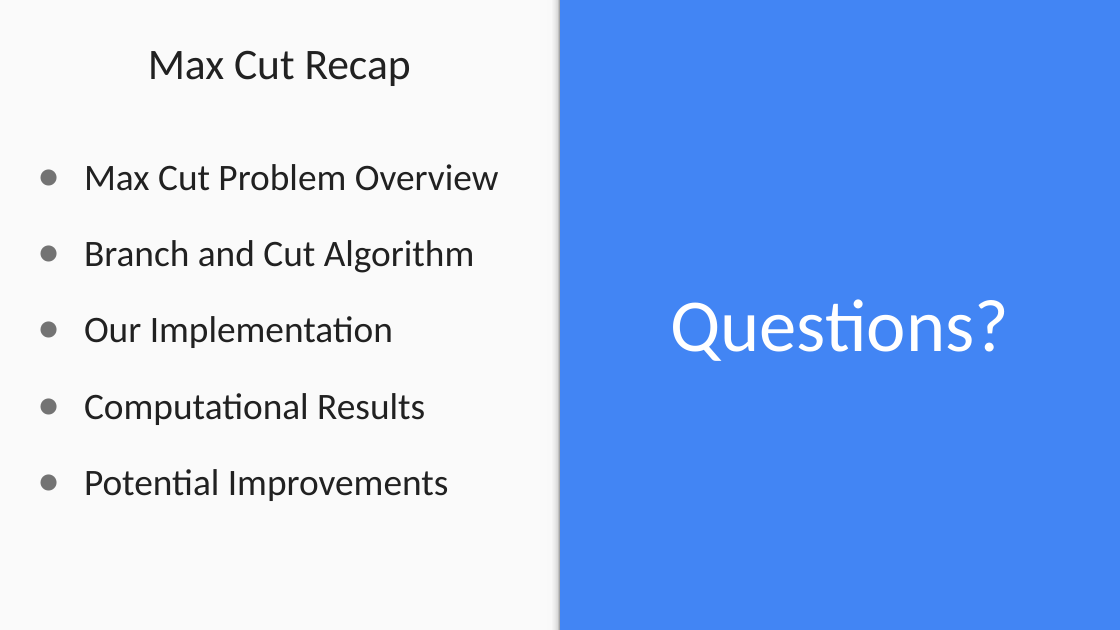
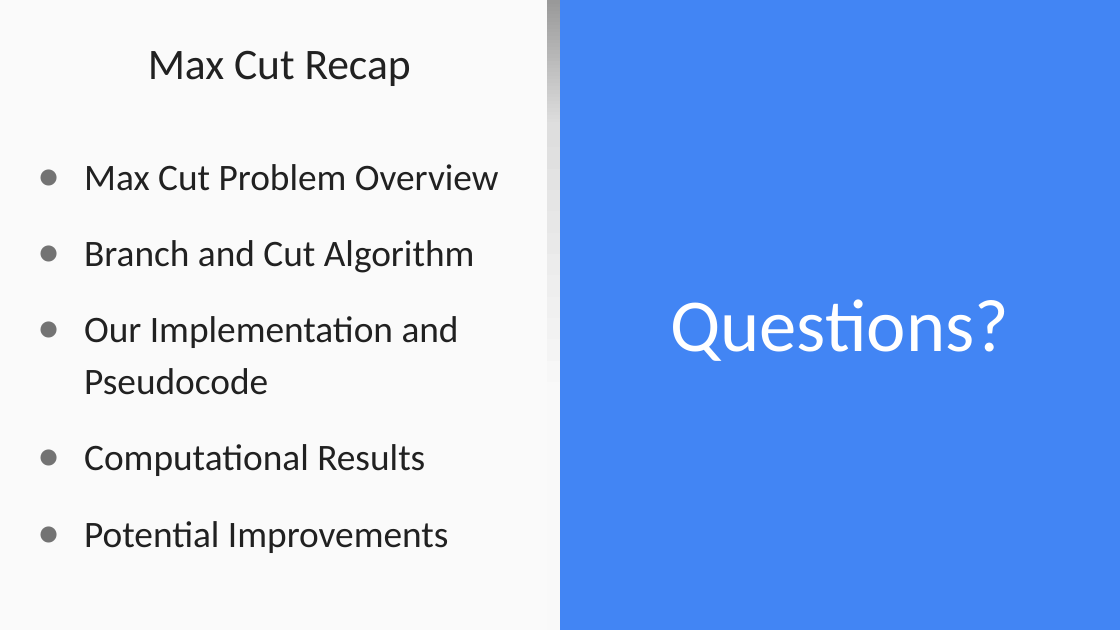
Before and after one commit to aggardner/574_max_cut, a slide deck: slide 12 of Max_Cut_ppt.pptx (slide 11 before the commit). Drawn at 1120x630 pixels with LibreOffice and Linux fonts; fonts in the diff are those of the drawing. Boxes give left, top, right and bottom in pixels: in the first picture for what was removed or moved away, otherwise in the second. Text is boxed around its words. In the diff, an @@ line names an element or a change of style, - is before the commit and + after.

```diff
--- a/Max_Cut_ppt.pptx
+++ b/Max_Cut_ppt.pptx
@@ rectangle at (547, 0, 560, 629): fill gradient #F9F9F9 to #DEDEDE to #999999 to gradient #999999 to #DEDEDE to #F9F9F9 @@
@@ text at (84, 316, 459, 395): text changed @@
-● Our Implementation
+● Our Implementation and Pseudocode
```
Also in this commit, not shown: 8 other slides changed, 2 slides added, 1 slide removed, 9 other files.
